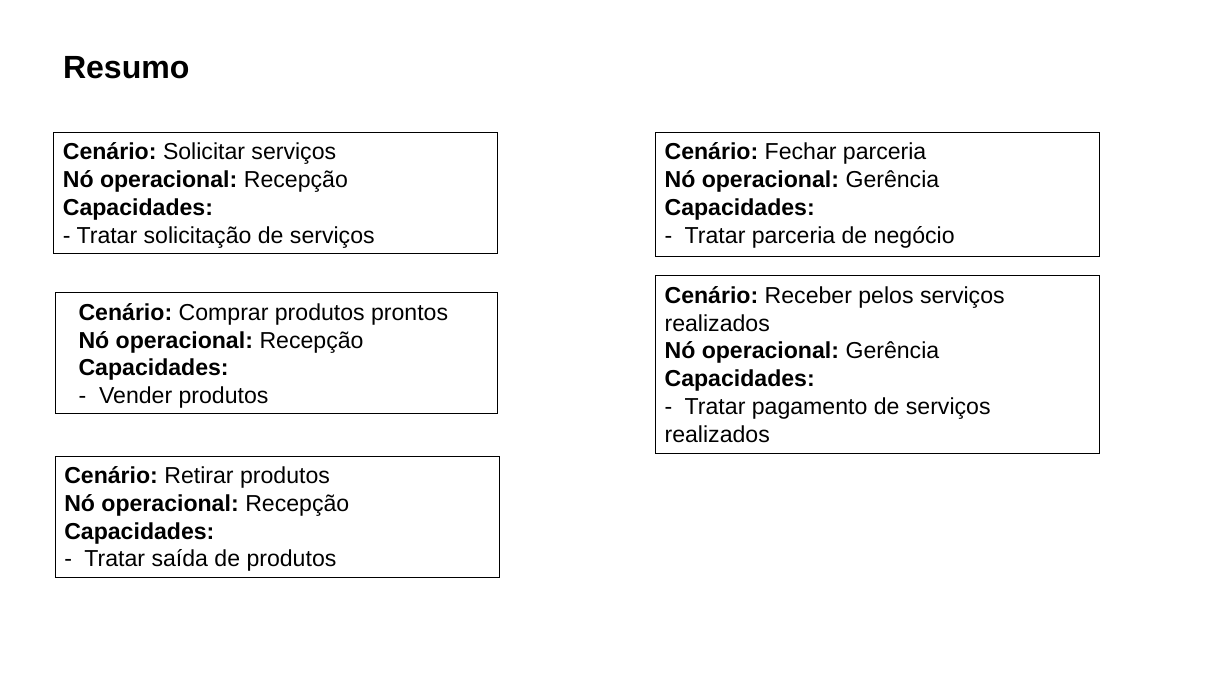
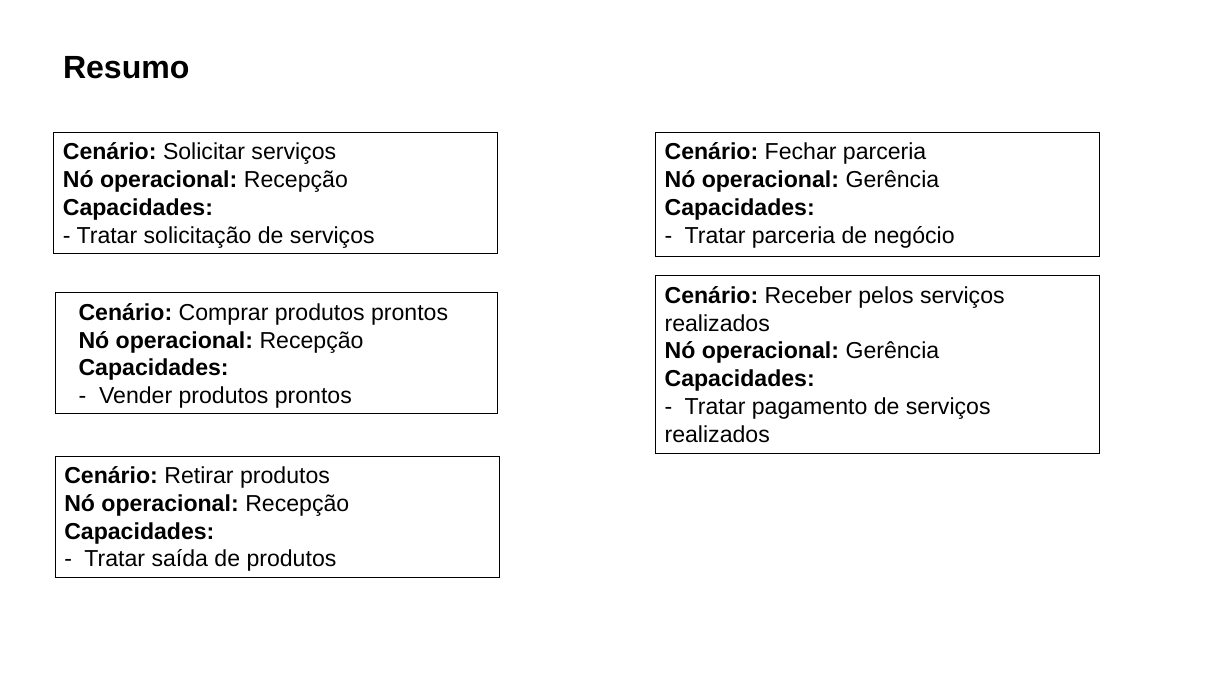
Before and after one commit to Victor-Xokito/Engenharia_de_software-TPD_Gr-fica, a slide deck: slide 7 of 15- Arquitetura de Negócio para cada Cenário .pptx. Drawn at 1232x693 pixels with LibreOffice and Linux fonts; fonts in the diff are those of the drawing. Boxes give left, top, right and bottom in pixels: in the first picture for what was removed or moved away, otherwise in the second. Text is boxed around its words. In the diff, an @@ line names an element or a change of style, - is before the commit and + after.

Commit message:
Arquivos prontos para entrega

```diff
--- a/15- Arquitetura de Negócio para cada Cenário .pptx
+++ b/15- Arquitetura de Negócio para cada Cenário .pptx
@@ text in rectangle at (99, 386, 352, 408): text changed @@
-- Vender produtos
+- Vender produtos prontos
```
Also in this commit, not shown: 1 other slide changed, 2 other files.
